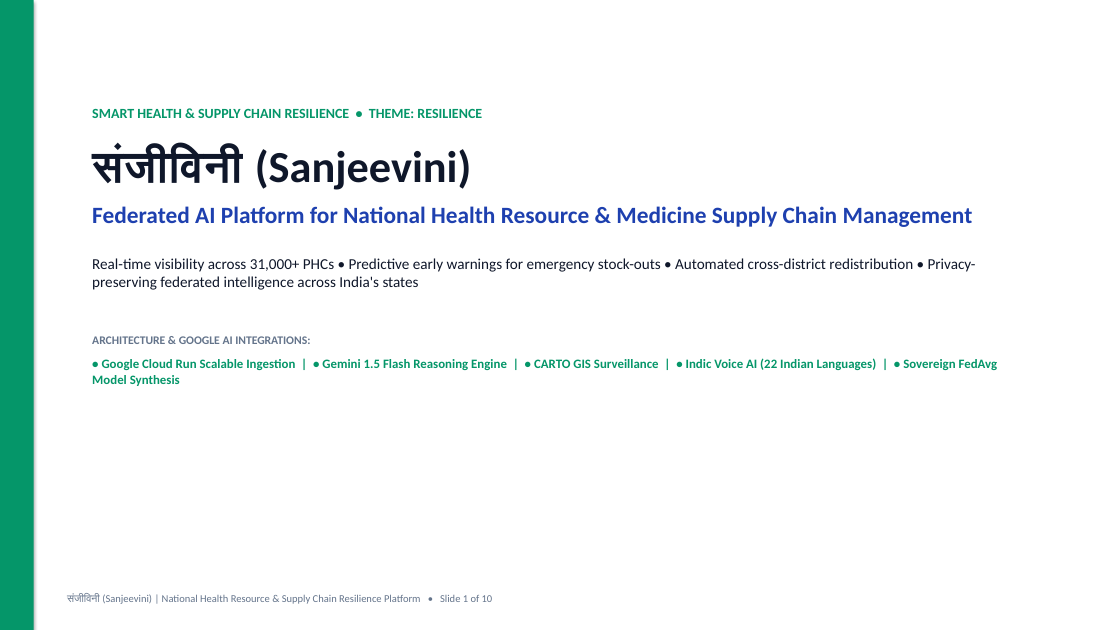
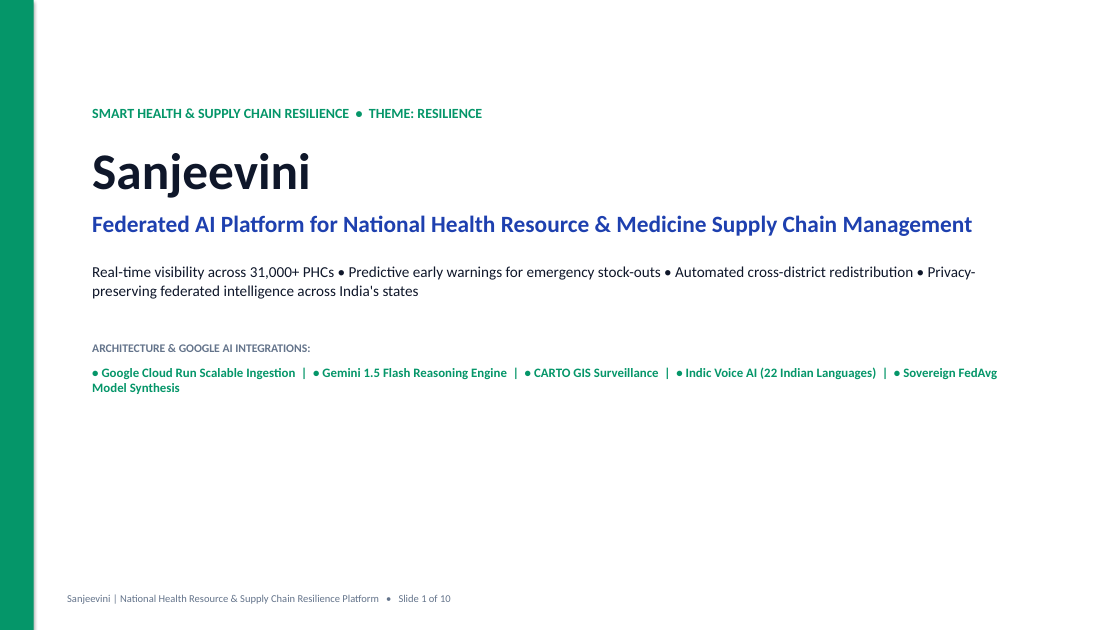
Before and after one commit to chiraghs/Sanjeevini, a slide deck: slide 1 of Pitch-DECK/Sanjeevini-Pitch-Deck.pptx. Drawn at 1120x630 pixels with LibreOffice and Linux fonts; fonts in the diff are those of the drawing. Boxes give left, top, right and bottom in pixels: in the first picture for what was removed or moved away, otherwise in the second. Text is boxed around its words. In the diff, an @@ line names an element or a change of style, - is before the commit and + after.

Commit message:
docs(pitch-deck): remove Devanagari Hindi text and integrate 5-tier System Architecture from README into 10-slide deck

```diff
--- a/Pitch-DECK/Sanjeevini-Pitch-Deck.pptx
+++ b/Pitch-DECK/Sanjeevini-Pitch-Deck.pptx
@@ text at (92, 153, 311, 198): text changed; size 38 to 44 pt @@
-संजीविनी (Sanjeevini)
+Sanjeevini
@@ text at (67, 594, 451, 604): text changed @@
-संजीविनी (Sanjeevini) | National Health Resource & Supply Chain Resilience Platform • Slide 1 of 10
+Sanjeevini | National Health Resource & Supply Chain Resilience Platform • Slide 1 of 10
```
Also in this commit, not shown: 8 other slides changed, 1 slide added, 1 slide removed, 2 other files.
